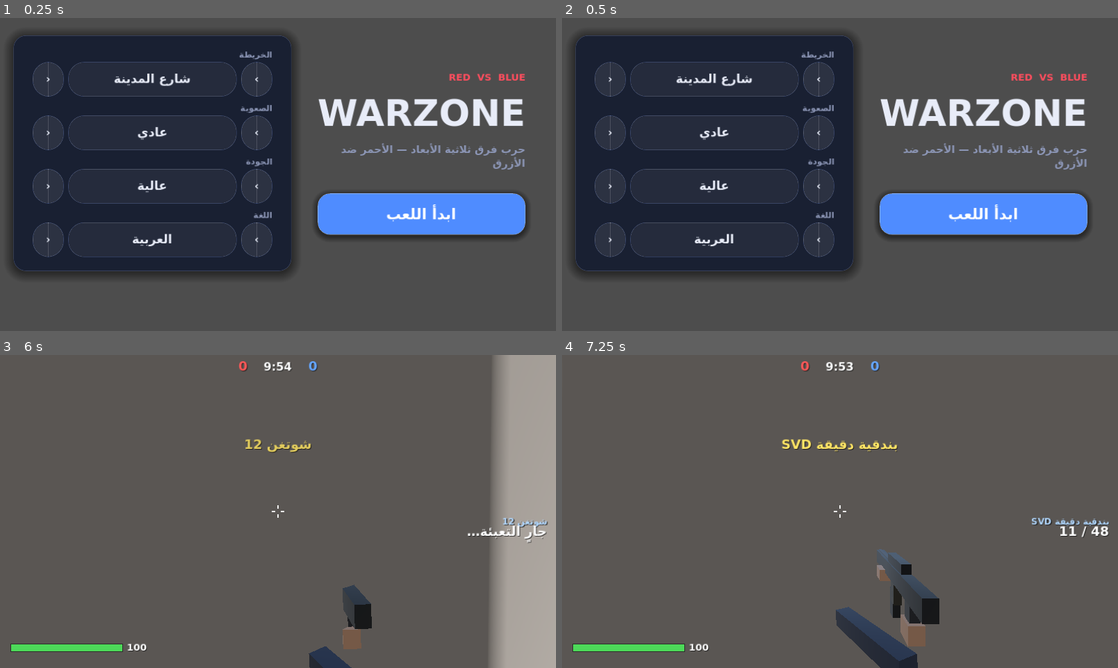
Above: before the commit, frames 1-4 (two rows, left to right).
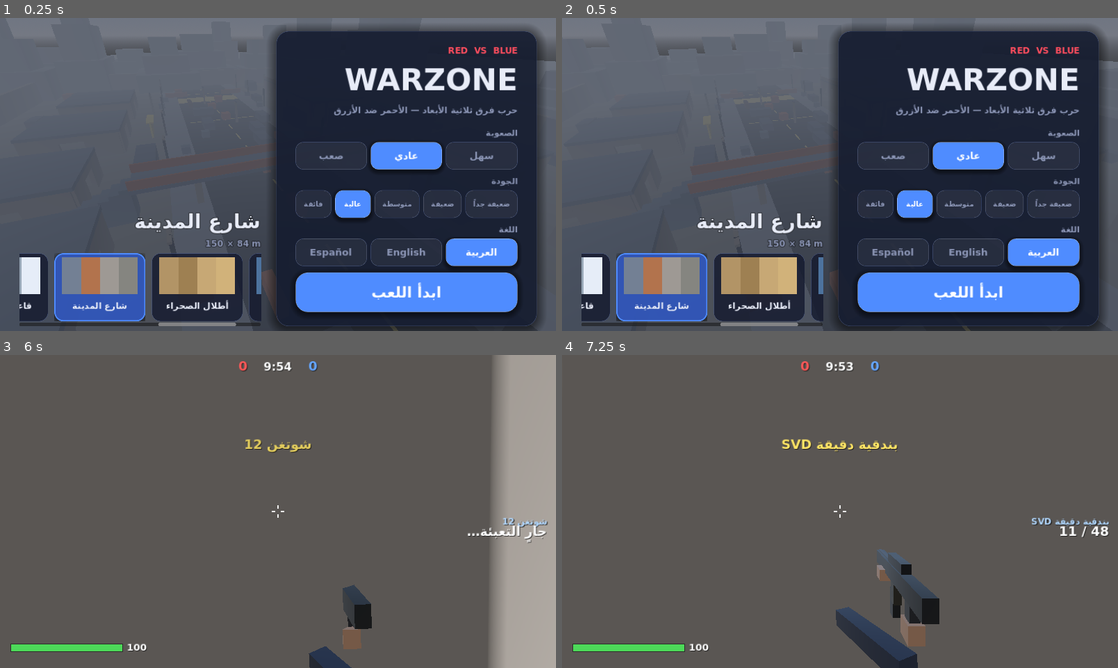
Above: after the commit, the same moments.

Repository: 20091211mn/war
Game: Godot game, scene res://scenes/Main.tscn
Same seed, same stepped clock (60 frames per second), same inputs: the game is played once before the commit and once after it.
Inputs (mouse positions are in pixels of both pictures, inside the frame that each line leads up to):
- Up to frame 1 (0.25 s): no input
- Up to frame 2 (0.5 s): no input
- Up to frame 3 (6 s): click "ابدأ اللعب" at 0.5 s; tap Enter at 1.25 s; move the mouse to (400, 495) at 1.27 s; hold D 1.28-2.03 s; tap R at 1.35, 3.6, 5.85 s; click (400, 495) at 1.42 s; tap Space at 1.52, 2.27, 3.77, 4.52, 5.27, 5.75 s; move the mouse to (250, 511) at 2.02 s; hold W from 2.03 s (still down); tap Q at 2.1, 4.35 s; click (250, 511) at 2.17 s; move the mouse to (289, 505) at 2.77 s; tap Shift at 2.85, 5.1 s; click (289, 505) at 2.92 s; move the mouse to (272, 517) at 3.52 s; click (272, 517) at 3.67 s; move the mouse to (316, 514) at 4.27 s; click (316, 514) at 4.42 s; move the mouse to (233, 508) at 5.02 s; click (233, 508) at 5.17 s; move the mouse to (283, 511) at 5.77 s; click (283, 511) at 5.92 s
- Up to frame 4 (7.25 s): move the mouse to (817, 505) at 6.52 s; release W at 6.53 s; hold D from 6.53 s (still down); tap Q at 6.6 s; click (817, 505) at 6.67 s; tap Space at 6.77 s

The runs differ from the first frame. In frame 1, 88% of the frame differs, in the area x 0-100%, y 0-100%; in frame 2, 88%; in frame 3, less than 0.1%; in frame 4, less than 0.1%.

Commit message:
Godot: redesigned menu (live 3D map preview, segmented option chips, map card carousel), fix zero-size menu roots
Co-Authored-By: Claude Sonnet 5.5 <noreply@anthropic.com>
Claude-Session: https://claude.ai/code/session_01NZidn757sG3Ws4ow1mscpJ

Diff:
--- a/godot/scripts/Main.gd
+++ b/godot/scripts/Main.gd
@@ -54,6 +54,7 @@
 		if a.begins_with("--quality="): Settings.quality = int(a.substr(10))
 		if a.begins_with("--lang="): Settings.lang = int(a.substr(7))
 		if a.begins_with("--map="): map_idx = int(a.substr(6))
+	if not (selftest or shot_path != ""): _refresh(); _build_preview()
 	if selftest or shot_path != "":
 		start_match()
 
@@ -99,57 +100,90 @@
 	var m := MarginContainer.new(); m.add_theme_constant_override("margin_left", 26); m.add_theme_constant_override("margin_right", 26); m.add_theme_constant_override("margin_top", 22); m.add_theme_constant_override("margin_bottom", 22); pc.add_child(m)
 	var vb := VBoxContainer.new(); vb.add_theme_constant_override("separation", 14); m.add_child(vb); return vb
 
-func _chev(txt: String) -> Button:
-	var b := Button.new(); b.text = txt; b.custom_minimum_size = Vector2(72, 72); UiTheme.juicy(b)
-	b.add_theme_stylebox_override("normal", UiTheme.flat(Color(1, 1, 1, 0.08), 36, UiTheme.BORDER, 1)); b.add_theme_stylebox_override("hover", UiTheme.flat(Color(1, 1, 1, 0.16), 36, UiTheme.ACCENT, 1)); b.add_theme_stylebox_override("pressed", UiTheme.flat(UiTheme.ACCENT, 36))
-	return b
-
-func _cycler(parent: Control, label_ar: String, get_text: Callable, step: Callable) -> void:
-	var box := VBoxContainer.new(); box.add_theme_constant_override("separation", 4); parent.add_child(box)
+func _glass_label(t: String, size: int, col := UiTheme.TEXT) -> Label:
+	var l := Label.new(); l.text = t; l.add_theme_font_size_override("font_size", size); l.add_theme_color_override("font_color", col)
+	l.add_theme_color_override("font_outline_color", Color(0, 0, 0, 0.55)); l.add_theme_constant_override("outline_size", 6); return l
+
+# صف خيارات: شرائح (Segmented) بدل الأسهم — لمسة واحدة لاختيار القيمة
+func _seg(parent: Control, label_ar: String, opts: Callable, get_i: Callable, set_i: Callable, fs := 22) -> void:
+	var box := VBoxContainer.new(); box.add_theme_constant_override("separation", 8); parent.add_child(box)
 	var lab := Label.new(); lab.add_theme_font_size_override("font_size", 19); lab.add_theme_color_override("font_color", UiTheme.MUTED); box.add_child(lab)
-	var row := HBoxContainer.new(); row.add_theme_constant_override("separation", 10); box.add_child(row)
-	var lb := _chev("‹"); row.add_child(lb)
-	var pc := PanelContainer.new(); pc.size_flags_horizontal = Control.SIZE_EXPAND_FILL; pc.add_theme_stylebox_override("panel", UiTheme.flat(Color(1, 1, 1, 0.05), 36, UiTheme.BORDER, 1)); row.add_child(pc)
-	var val := Label.new(); val.horizontal_alignment = HORIZONTAL_ALIGNMENT_CENTER; val.vertical_alignment = VERTICAL_ALIGNMENT_CENTER; val.add_theme_font_size_override("font_size", 28); val.custom_minimum_size = Vector2(0, 60); pc.add_child(val)
-	var rb := _chev("›"); row.add_child(rb)
-	lb.pressed.connect(func(): step.call(-1); _refresh())
-	rb.pressed.connect(func(): step.call(1); _refresh())
-	_rows.append({"lab": lab, "val": val, "ar": label_ar, "get": get_text})
+	var row := HBoxContainer.new(); row.add_theme_constant_override("separation", 8); box.add_child(row)
+	var chips: Array = []
+	var n: int = (opts.call() as Array).size()
+	for i in n:
+		var b := Button.new(); b.custom_minimum_size = Vector2(0, 64); b.size_flags_stretch_ratio = 1.0; b.size_flags_horizontal = Control.SIZE_EXPAND_FILL; b.clip_text = false
+		b.add_theme_font_size_override("font_size", fs); UiTheme.juicy(b)
+		var idx := i
+		b.pressed.connect(func(): set_i.call(idx); _refresh())
+		row.add_child(b); chips.append(b)
+	_rows.append({"lab": lab, "chips": chips, "ar": label_ar, "opts": opts, "get": get_i})
+
+func _style_chip(b: Button, on: bool) -> void:
+	var sel := UiTheme.flat(UiTheme.ACCENT, 18, Color(1, 1, 1, 0.3), 1, 10) if on else UiTheme.flat(Color(1, 1, 1, 0.06), 18, UiTheme.BORDER, 1)
+	b.add_theme_stylebox_override("normal", sel)
+	b.add_theme_stylebox_override("hover", sel if on else UiTheme.flat(Color(1, 1, 1, 0.12), 18, UiTheme.ACCENT, 1))
+	b.add_theme_stylebox_override("pressed", UiTheme.flat(Color("3868cc") if on else Color(1, 1, 1, 0.2), 18))
+	b.add_theme_color_override("font_color", Color.WHITE if on else UiTheme.MUTED)
 
 func _bg_layer(root: Control, dim: bool) -> void:
-	var bg := ColorRect.new(); bg.set_anchors_preset(Control.PRESET_FULL_RECT); root.add_child(bg)
-	if dim: bg.color = Color(0.02, 0.03, 0.07, 0.78)
-	else:
-		var sh := Shader.new(); sh.code = UiTheme.BG_SHADER; var mat := ShaderMaterial.new(); mat.shader = sh; bg.material = mat; bg.color = Color.WHITE
+	var bg := ColorRect.new(); bg.set_anchors_preset(Control.PRESET_FULL_RECT); bg.color = Color(0.02, 0.03, 0.07, 0.8 if dim else 0.0); bg.mouse_filter = Control.MOUSE_FILTER_STOP; root.add_child(bg)
 
 func _settings_rows(vb: Control, with_map: bool) -> void:
 	if with_map:
-		_cycler(vb, "الخريطة", func(): return Settings.t(maps[map_idx]["name"]), func(d): map_idx = (map_idx + d + maps.size() - 1) % (maps.size() - 1))
-		_cycler(vb, "الصعوبة", func(): return Settings.t(["سهل", "عادي", "صعب"][diff]), func(d): diff = (diff + d + 3) % 3)
-	_cycler(vb, "الجودة", func(): return Settings.t(Settings.QUALS[Settings.quality]), func(d): Settings.quality = (Settings.quality + d + 5) % 5; Settings.save())
-	_cycler(vb, "اللغة", func(): return Settings.LANGS[Settings.lang], func(d): Settings.lang = (Settings.lang + d + 3) % 3; Settings.save())
+		_seg(vb, "الصعوبة", func(): return ["سهل", "عادي", "صعب"].map(func(x): return Settings.t(x)), func(): return diff, func(i): diff = i)
+	_seg(vb, "الجودة", func(): return Settings.QUALS.map(func(x): return Settings.t(x)), func(): return Settings.quality, func(i): Settings.quality = i; Settings.save(); Settings.changed.emit(), 16)
+	_seg(vb, "اللغة", func(): return Settings.LANGS, func(): return Settings.lang, func(i): Settings.lang = i; Settings.save(); Settings.changed.emit())
+
+var _map_cards: Array = []
+var _map_scroll: ScrollContainer
+var _map_title: Label
+var _map_meta: Label
+
+func _map_card(i: int) -> Control:
+	var m: Dictionary = maps[i]; var cols: Array = m["theme"]["cols"]
+	var pc := PanelContainer.new(); pc.custom_minimum_size = Vector2(210, 150); pc.clip_contents = true
+	var vb := VBoxContainer.new(); vb.add_theme_constant_override("separation", 0); pc.add_child(vb)
+	var strip := HBoxContainer.new(); strip.add_theme_constant_override("separation", 0); strip.custom_minimum_size = Vector2(0, 84); vb.add_child(strip)
+	for c in [m["theme"]["ground"], cols[0], cols[1], cols[2]]:
+		var r := ColorRect.new(); r.color = MapBuilder._col(c); r.size_flags_horizontal = Control.SIZE_EXPAND_FILL; r.mouse_filter = Control.MOUSE_FILTER_IGNORE; strip.add_child(r)
+	var l := Label.new(); l.name = "nm"; l.add_theme_font_size_override("font_size", 20); l.horizontal_alignment = HORIZONTAL_ALIGNMENT_CENTER; l.vertical_alignment = VERTICAL_ALIGNMENT_CENTER
+	l.autowrap_mode = TextServer.AUTOWRAP_WORD_SMART; l.size_flags_vertical = Control.SIZE_EXPAND_FILL; l.mouse_filter = Control.MOUSE_FILTER_IGNORE; vb.add_child(l)
+	var btn := Button.new(); btn.set_anchors_preset(Control.PRESET_FULL_RECT); btn.focus_mode = Control.FOCUS_NONE; btn.flat = true
+	btn.add_theme_stylebox_override("normal", StyleBoxEmpty.new()); btn.add_theme_stylebox_override("hover", StyleBoxEmpty.new()); btn.add_theme_stylebox_override("pressed", UiTheme.flat(Color(1, 1, 1, 0.12), 20))
+	btn.pressed.connect(func(): map_idx = i; _refresh(); _build_preview())
+	pc.add_child(btn); return pc
 
 func _build_menu() -> void:
-	menu_root = Control.new(); menu_root.name = "Menu"; ui_root.add_child(menu_root); _bg_layer(menu_root, false)
+	menu_root = Control.new(); menu_root.name = "Menu"; menu_root.set_anchors_preset(Control.PRESET_FULL_RECT); menu_root.mouse_filter = Control.MOUSE_FILTER_IGNORE; ui_root.add_child(menu_root)
+	var dim := ColorRect.new(); dim.set_anchors_preset(Control.PRESET_FULL_RECT); dim.color = Color(0.03, 0.05, 0.1, 0.5); dim.mouse_filter = Control.MOUSE_FILTER_IGNORE; menu_root.add_child(dim)
 	var mg := MarginContainer.new(); mg.set_anchors_preset(Control.PRESET_FULL_RECT)
-	for k in ["left", "right"]: mg.add_theme_constant_override("margin_" + k, 70)
-	for k in ["top", "bottom"]: mg.add_theme_constant_override("margin_" + k, 40)
+	for k in ["left", "right"]: mg.add_theme_constant_override("margin_" + k, 44)
+	for k in ["top", "bottom"]: mg.add_theme_constant_override("margin_" + k, 30)
 	menu_root.add_child(mg)
-	var hb := HBoxContainer.new(); hb.add_theme_constant_override("separation", 60); mg.add_child(hb)
-	# ---- اليسار: الشعار + زر البدء ----
-	var left := VBoxContainer.new(); left.size_flags_horizontal = Control.SIZE_EXPAND_FILL; left.alignment = BoxContainer.ALIGNMENT_CENTER; left.add_theme_constant_override("separation", 18); hb.add_child(left)
-	var tag := Label.new(); tag.text = "RED  VS  BLUE"; tag.add_theme_font_size_override("font_size", 22); tag.add_theme_color_override("font_color", UiTheme.ACCENT2); left.add_child(tag)
-	_title = Label.new(); _title.text = "WARZONE"; _title.add_theme_font_size_override("font_size", 84); left.add_child(_title)
-	_sub = Label.new(); _sub.add_theme_font_size_override("font_size", 24); _sub.add_theme_color_override("font_color", UiTheme.MUTED); _sub.autowrap_mode = TextServer.AUTOWRAP_WORD_SMART; left.add_child(_sub)
-	var sp := Control.new(); sp.custom_minimum_size = Vector2(0, 18); left.add_child(sp)
-	_start_btn = Button.new(); _start_btn.custom_minimum_size = Vector2(0, 96); _start_btn.add_theme_font_size_override("font_size", 34); UiTheme.style_accent(_start_btn); UiTheme.juicy(_start_btn); _start_btn.pressed.connect(start_match); left.add_child(_start_btn)
-	# ---- اليمين: بطاقة الإعدادات ----
-	var right := _card(hb, 640); right.get_parent().get_parent().size_flags_vertical = Control.SIZE_SHRINK_CENTER
-	_settings_rows(right, true)
+	var hb := HBoxContainer.new(); hb.add_theme_constant_override("separation", 36); mg.add_child(hb)
+	# ---- لوحة الإعدادات (زجاجية) ----
+	var panel := _card(hb, 600)
+	panel.get_parent().get_parent().size_flags_vertical = Control.SIZE_EXPAND_FILL
+	var tag := Label.new(); tag.text = "RED  VS  BLUE"; tag.add_theme_font_size_override("font_size", 20); tag.add_theme_color_override("font_color", UiTheme.ACCENT2); panel.add_child(tag)
+	_title = Label.new(); _title.text = "WARZONE"; _title.add_theme_font_size_override("font_size", 70); panel.add_child(_title)
+	_sub = Label.new(); _sub.add_theme_font_size_override("font_size", 20); _sub.add_theme_color_override("font_color", UiTheme.MUTED); _sub.autowrap_mode = TextServer.AUTOWRAP_WORD_SMART; panel.add_child(_sub)
+	var sp := Control.new(); sp.size_flags_vertical = Control.SIZE_EXPAND_FILL; panel.add_child(sp)
+	_settings_rows(panel, true)
+	_start_btn = Button.new(); _start_btn.custom_minimum_size = Vector2(0, 92); _start_btn.add_theme_font_size_override("font_size", 34); UiTheme.style_accent(_start_btn); UiTheme.juicy(_start_btn); _start_btn.pressed.connect(start_match); panel.add_child(_start_btn)
+	# ---- الجهة الأخرى: معاينة حيّة للخريطة + شريط الخرائط ----
+	var right := VBoxContainer.new(); right.size_flags_horizontal = Control.SIZE_EXPAND_FILL; right.add_theme_constant_override("separation", 10); hb.add_child(right)
+	var top := Control.new(); top.size_flags_vertical = Control.SIZE_EXPAND_FILL; top.mouse_filter = Control.MOUSE_FILTER_IGNORE; right.add_child(top)
+	_map_title = _glass_label("", 46); right.add_child(_map_title)
+	_map_meta = _glass_label("", 20, UiTheme.MUTED); right.add_child(_map_meta)
+	_map_scroll = ScrollContainer.new(); _map_scroll.vertical_scroll_mode = ScrollContainer.SCROLL_MODE_DISABLED; _map_scroll.custom_minimum_size = Vector2(0, 168); right.add_child(_map_scroll)
+	var strip := HBoxContainer.new(); strip.add_theme_constant_override("separation", 14); _map_scroll.add_child(strip)
+	for i in maps.size() - 1:
+		var c := _map_card(i); strip.add_child(c); _map_cards.append(c)
 	_refresh()
 
 func _build_pause() -> void:
-	pause_root = Control.new(); pause_root.name = "Pause"; ui_root.add_child(pause_root); _bg_layer(pause_root, true)
+	pause_root = Control.new(); pause_root.name = "Pause"; pause_root.set_anchors_preset(Control.PRESET_FULL_RECT); pause_root.mouse_filter = Control.MOUSE_FILTER_IGNORE; ui_root.add_child(pause_root); _bg_layer(pause_root, true)
 	var cc := CenterContainer.new(); cc.set_anchors_preset(Control.PRESET_FULL_RECT); pause_root.add_child(cc)
 	var vb := _card(cc, 620)
 	_pause_title = Label.new(); _pause_title.horizontal_alignment = HORIZONTAL_ALIGNMENT_CENTER; _pause_title.add_theme_font_size_override("font_size", 44); vb.add_child(_pause_title)
@@ -163,11 +197,40 @@
 	_sub.text = Settings.t("حرب فرق ثلاثية الأبعاد — الأحمر ضد الأزرق")
 	_start_btn.text = Settings.t("ابدأ اللعب")
 	for r in _rows:
-		r["lab"].text = Settings.t(r["ar"]); r["val"].text = r["get"].call()
+		r["lab"].text = Settings.t(r["ar"])
+		var o: Array = r["opts"].call(); var g: int = r["get"].call(); var chips: Array = r["chips"]
+		for i in chips.size():
+			(chips[i] as Button).text = str(o[i]); _style_chip(chips[i], i == g)
 	if _pause_title != null:
 		_pause_title.text = Settings.t("إيقاف مؤقت"); _res_btn.text = Settings.t("متابعة"); _menu_btn.text = Settings.t("القائمة الرئيسية")
+	for i in _map_cards.size():
+		var pc: PanelContainer = _map_cards[i]; var on := i == map_idx
+		pc.add_theme_stylebox_override("panel", UiTheme.flat(Color(0.2, 0.35, 0.75, 0.92) if on else Color(0.08, 0.1, 0.18, 0.82), 20, UiTheme.ACCENT if on else UiTheme.BORDER, 3 if on else 1, 12 if on else 0))
+		(pc.find_child("nm", true, false) as Label).text = Settings.t(maps[i]["name"])
+	if _map_title != null:
+		_map_title.text = Settings.t(maps[map_idx]["name"])
+		_map_meta.text = "%d × %d m" % [int(maps[map_idx]["W"]), int(maps[map_idx]["D"])]
+		if _map_scroll != null and map_idx < _map_cards.size(): _map_scroll.ensure_control_visible.call_deferred(_map_cards[map_idx])
 	var rtl := Settings.lang == 0
 	ui_root.layout_direction = Control.LAYOUT_DIRECTION_RTL if rtl else Control.LAYOUT_DIRECTION_LTR
+
+# معاينة ثلاثية الأبعاد حيّة خلف القائمة (كاميرا تدور ببطء)
+var prev_world: Node3D
+var prev_cam: Camera3D
+func _build_preview() -> void:
+	if prev_world != null and is_instance_valid(prev_world): prev_world.queue_free()
+	prev_world = Node3D.new(); prev_world.name = "Preview"; add_child(prev_world)
+	var m: Dictionary = maps[map_idx]
+	MapBuilder.build(m, prev_world)
+	prev_cam = Camera3D.new(); prev_cam.fov = 62.0; prev_cam.far = 600.0; prev_world.add_child(prev_cam); prev_cam.current = true
+	_orbit(0.0)
+
+func _orbit(t: float) -> void:
+	if prev_cam == null or not is_instance_valid(prev_cam): return
+	var m: Dictionary = maps[map_idx]; var r := minf(float(m["W"]), float(m["D"])) * 0.32
+	var a := t * 0.12
+	prev_cam.position = Vector3(cos(a) * r, 11.0 + r * 0.18, sin(a) * r)
+	prev_cam.look_at(Vector3(0, 1.5, 0))
 
 func _on_settings() -> void:
 	_refresh(); apply_quality()
@@ -180,7 +243,7 @@
 	Input.mouse_mode = Input.MOUSE_MODE_VISIBLE; get_tree().paused = false
 	if world != null: world.queue_free(); world = null
 	for f in fighters: if is_instance_valid(f): f.queue_free()
-	fighters.clear(); player = null; _refresh()
+	fighters.clear(); player = null; _refresh(); _build_preview()
 
 func open_pause() -> void:
 	if state != "play": return
@@ -192,6 +255,8 @@
 
 # ---------------------------------------------------------------- بناء المباراة
 func start_match() -> void:
+	if prev_world != null and is_instance_valid(prev_world): prev_world.queue_free()
+	prev_world = null; prev_cam = null
 	if world != null: world.queue_free()
 	for f in fighters: if is_instance_valid(f): f.queue_free()
 	fighters.clear()
@@ -382,7 +447,8 @@
 	return out
 
 # ---------------------------------------------------------------- الحلقة
-func _process(_dt: float) -> void:
+func _process(dt: float) -> void:
+	if state == "menu" and prev_cam != null: _orbit(Time.get_ticks_msec() / 1000.0)
 	if menu_shot != "":
 		_mf += 1
 		if _mf == 30:
